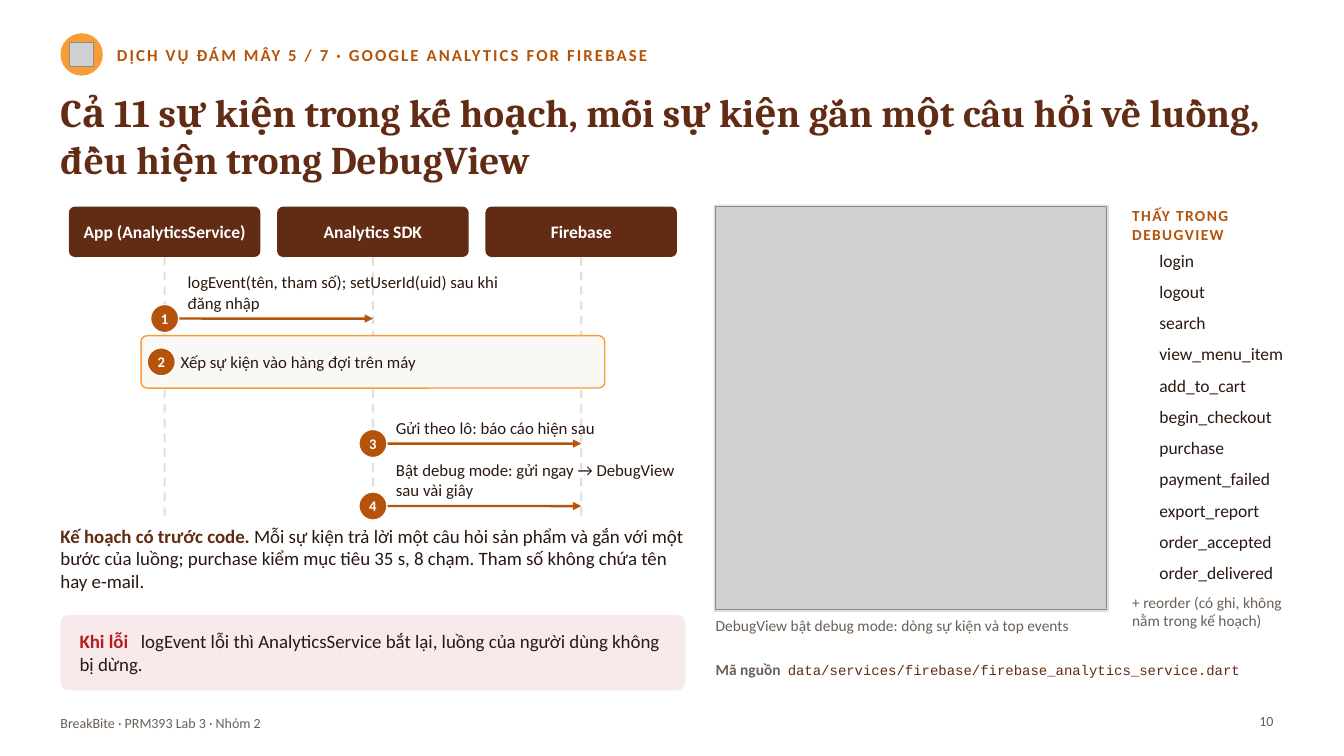
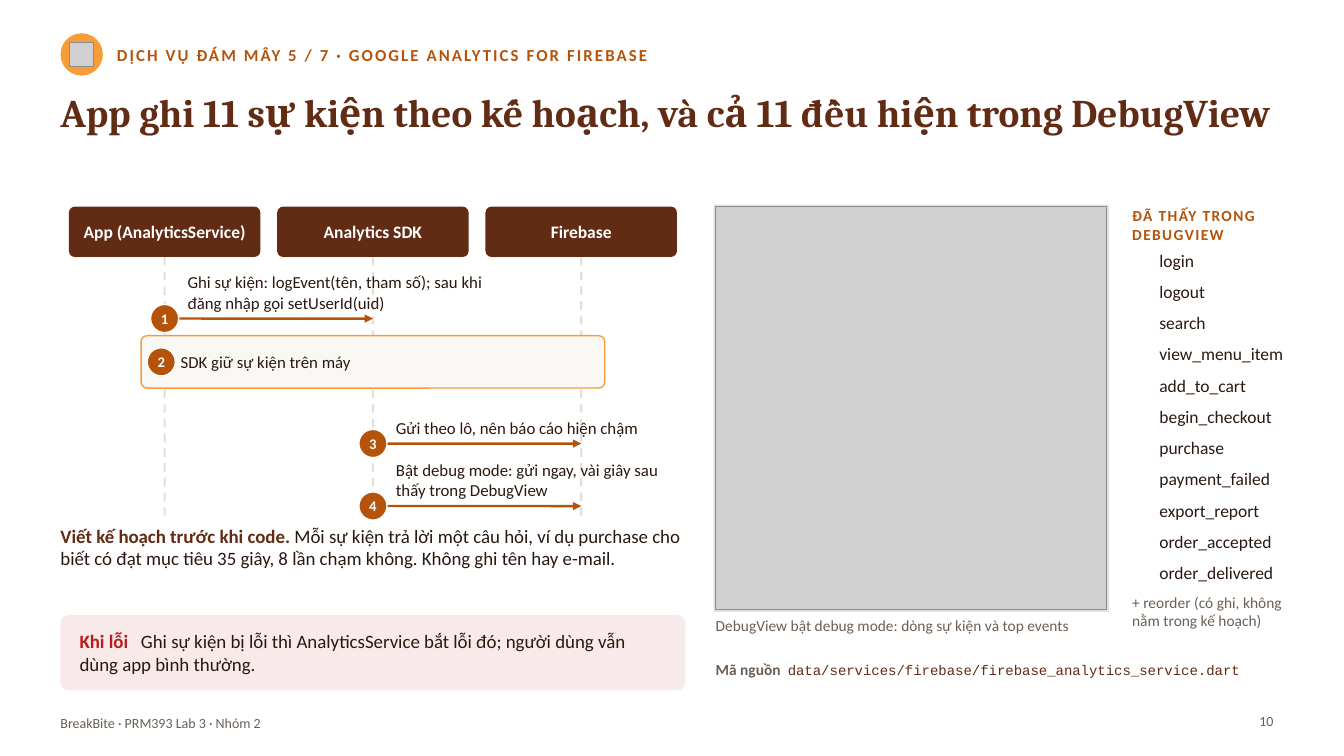
Before and after one commit to baonv0817/PRM393_Lab03_Group2, a slide deck: slide 10 of slides/Lab03_SE193905_slides.pptx. Drawn at 1344x756 pixels with LibreOffice and Linux fonts; fonts in the diff are those of the drawing; grey boxes stand for pictures; background and template pictures are left out. Boxes give left, top, right and bottom in pixels: in the first picture for what was removed or moved away, otherwise in the second. Text is boxed around its words. In the diff, an @@ line names an element or a change of style, - is before the commit and + after.

```diff
--- a/slides/Lab03_SE193905_slides.pptx
+++ b/slides/Lab03_SE193905_slides.pptx
@@ text at (x1=60, y1=99, x2=1270, y2=136): text changed @@
-Cả 11 sự kiện trong kế hoạch, mỗi sự kiện gắn một câu hỏi về luồng, đều hiện trong DebugView
+App ghi 11 sự kiện theo kế hoạch, và cả 11 đều hiện trong DebugView
@@ text at (x1=1132, y1=208, x2=1255, y2=240): text changed @@
-THẤY TRONG DEBUGVIEW
+ĐÃ THẤY TRONG DEBUGVIEW
@@ text at (x1=188, y1=275, x2=482, y2=312): text changed @@
-logEvent(tên, tham số); setUserId(uid) sau khi đăng nhập
+Ghi sự kiện: logEvent(tên, tham số); sau khi đăng nhập gọi setUserId(uid)
@@ text in rounded rectangle at (x1=181, y1=356, x2=351, y2=371): text changed @@
-Xếp sự kiện vào hàng đợi trên máy
+SDK giữ sự kiện trên máy
@@ text at (x1=396, y1=422, x2=637, y2=437): text changed @@
-Gửi theo lô: báo cáo hiện sau
+Gửi theo lô, nên báo cáo hiện chậm
@@ text at (x1=396, y1=464, x2=657, y2=499): text changed @@
-Bật debug mode: gửi ngay → DebugView sau vài giây
+Bật debug mode: gửi ngay, vài giây sau thấy trong DebugView
@@ text at (x1=60, y1=527, x2=680, y2=569): text changed @@
-Kế hoạch có trước code. Mỗi sự kiện trả lời một câu hỏi sản phẩm và gắn với một bước của luồng; purchase kiểm mục tiêu 35 s, 8 chạm. Tham số không chứa tên hay e-mail.
+Viết kế hoạch trước khi code. Mỗi sự kiện trả lời một câu hỏi, ví dụ purchase cho biết có đạt mục tiêu 35 giây, 8 lần chạm không. Không ghi tên hay e-mail.
@@ text in rounded rectangle at (x1=80, y1=633, x2=625, y2=675): text changed @@
-Khi lỗi logEvent lỗi thì AnalyticsService bắt lại, luồng của người dùng không bị dừng.
+Khi lỗi Ghi sự kiện bị lỗi thì AnalyticsService bắt lỗi đó; người dùng vẫn dùng app bình thường.
```
Also in this commit, not shown: 14 other slides changed, 2 other files.
